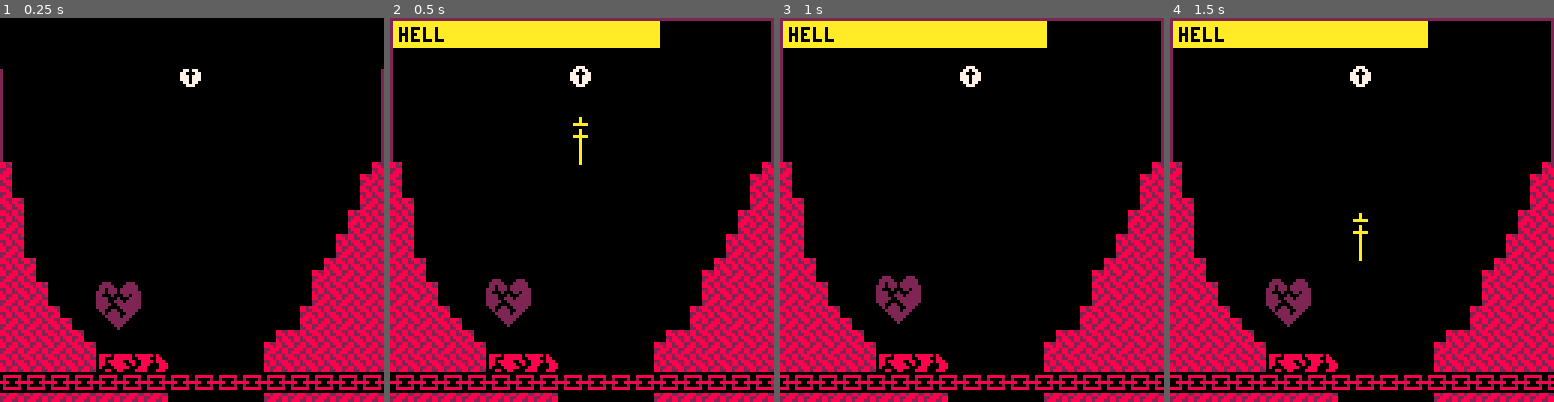
Above: before the commit, frames 1-4 (left to right).
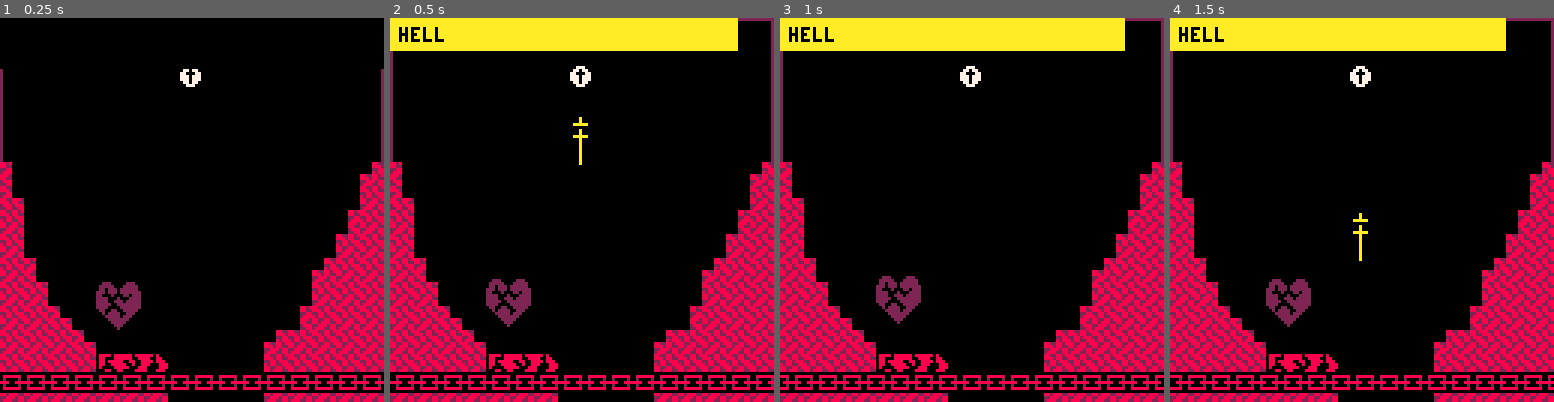
Above: after the commit, the same moments.

Repository: alxgnon/pico-8
Game: PICO-8 cartridge hell.p8
Two runs of this game, one before a commit and one after it. Both use one fixed random seed, a clock stepped at 60 frames per second and the inputs below.
Inputs:
- Up to frame 1 (0.25 s): no input
- Up to frame 2 (0.5 s): tap X (X key) at 0.33 s
- Up to frame 3 (1 s): tap O (Z key) at 0.7 s
- Up to frame 4 (1.5 s): tap X (X key) at 1.07 s

Frame 1 is identical in both runs. In frame 2, 2.9% of the frame differs, in the area x 0-91%, y 0-9%; in frame 3, 2.9%; in frame 4, 2.9%.

Commit message:
hell: fixies

Diff:
--- a/hell.p8
+++ b/hell.p8
@@ -52,7 +52,7 @@
 	{ f = gfx.jesus
 	, x = x, y = y
 	, speed = 2
-	, power = 100
+	, power = 128
 	, aura = aura(x, y)
 	, move = move_jesus
 	, draw = draw_jesus
@@ -161,7 +161,13 @@
 						for d=-1,1,0.02 do
 							add(gamestate.rings,{x=x,y=y,ng=d})
 						end
+					else
+						local x, y = a.x, a.y
+						for d=-1,1,0.04 do
+							add(gamestate.rings,{x=x,y=y,ng=d})
+						end
 					end
+
 					rumble(8, 3)
 					return
 				end
@@ -413,11 +419,10 @@
 		cls()
 		palette()
 
+		rect(0,0,127,180,2)
 		if self.jc.power > 0 then
-			rectfill(1,1,self.jc.power,9,10)
-		end
-
-		rect(0,0,127,180,2)
+			rectfill(0,0,self.jc.power,10,10)
+		end
 		print(romanize(lvl.n+1),3,3,0)
 		self.jc:draw()
 		map(self.x,self.y,0,0,16,16,1)
@@ -425,8 +430,8 @@
 			self.blades[i]:draw()
 		end
 
-		for a in all(self.balls) do
-			a:draw()
+		for i=#self.balls,1,-1 do
+			self.balls[i]:draw()
 		end
 
 		for a in all(lvl.totems) do
@@ -575,22 +579,22 @@
 	gamestate:draw()
 end
 __gfx__
-00000000cc777ccccc777ccccccccccccccccccccccccccccc000cccccc000ccc000ccccccc0ccccccc000ccc000cccccc222ccccc222ccc0000000000000000
+00000000cc777ccccc777ccccccccccccccccccccccccccccc000cccccc000ccc000cccccc000cccccc000ccc000cccccc222ccccc222ccc0000000000000000
 00000000c77077ccc77777cccc777ccccccccccccccccccccc0a0ccccc02200000220ccccc080ccccc02200000220cccc22222ccc22222cc0000000000000000
-007007007700077c7777777cc77777cccc777ccccccccccc000a000cc0220020200220ccc08880ccc0220020200220ccc220222c222222cc0000000000000000
-000770007770777c7777777cc77777cccc777cccccc7cccc0aaaaa0c002202202202200c0888880c002202202202200c222022202222222c0000000000000000
-000770007770777c7777777cc77777cccc777ccccccccccc000a000c022202202202220c0808080c022202202202220c220002000220222c0000000000000000
-00700700c77077ccc77777cccc777ccccccccccccccccccccc0a0ccc022222222222220c0008000c022222222222220c222200020002222c0000000000000000
-00000000cc777ccccc777ccccccccccccccccccccccccccccc0a0ccc022222222222220cc08880cc022220000022220c222200222022222c0000000000000000
-00000000cccccccccccccccccccccccccccccccccccccccccc0a0cccc0222222222220ccc00800ccc0220088800220cc222220022222222c0000000000000000
-00000000cc8ccccccc000ccc000000000000000000000000cc0a0cccc0200000000020ccc00800ccc0200080800020cc222200002222222c0000000000000000
-08888880c888ccccc00a00cc000000000000000000000000cc0a0cccc0222222222220ccc08880ccc0220088800220ccc2200220022222cc0000000000000000
-0200002088088ccc00aaa00c000000000000000000000000cc0a0cccc0222222222220ccc00800ccc0222000002220cccc20222200222ccc0000000000000000
-88800888c888cccc000a000c000000000000000000000000cc0a0cccc0222222222220cc0008000cc0222222222220ccccc222220222cccc0000000000000000
-02000020cc8ccccc000a000c000000000000000000000000cc0a0cccc0222022202220cc0888880cc0222022202220cccccc2222222ccccc0000000000000000
-08888880ccccccccc00a00cc000000000000000000000000cc000cccc0222022202220cc0008000cc0222022202220ccccccc22222cccccc0000000000000000
-00000000cccccccccc000ccc000000000000000000000000cccccccccc020c020c020ccccc080ccccc020c020c020ccccccccc222ccccccc0000000000000000
-cccccccccccccccccccccccc000000000000000000000000ccccccccccc0ccc0ccc0cccccc000cccccc0ccc0ccc0ccccccccccc2cccccccc0000000000000000
+007007007700077c7777777cc77777cccc777ccccccccccc000a000cc0220020200220cccc080cccc0220020200220ccc220222c222222cc0000000000000000
+000770007770777c7777777cc77777cccc777cccccc7cccc0aaaaa0c002202202202200ccc080ccc002202202202200c222022202222222c0000000000000000
+000770007770777c7777777cc77777cccc777ccccccccccc000a000c022202202202220ccc080ccc022202202202220c220002000220222c0000000000000000
+00700700c77077ccc77777cccc777ccccccccccccccccccccc0a0ccc022222222222220ccc080ccc022222222222220c222200020002222c0000000000000000
+00000000cc777ccccc777ccccccccccccccccccccccccccccc0a0ccc022222222222220ccc080ccc022220000022220c222200222022222c0000000000000000
+00000000cccccccccccccccccccccccccccccccccccccccccc0a0cccc0222222222220cccc080cccc0220088800220cc222220022222222c0000000000000000
+00000000cccccccccc000ccc000000000000000000000000cc0a0cccc0200000000020cccc080cccc0200080800020cc222200002222222c0000000000000000
+08888880cc8cccccc00a00cc000000000000000000000000cc0a0cccc0222222222220cc0008000cc0220088800220ccc2200220022222cc0000000000000000
+02000020cc8ccccc00aaa00c000000000000000000000000cc0a0cccc0222222222220cc0888880cc0222000002220cccc20222200222ccc0000000000000000
+88800888cc8ccccc000a000c000000000000000000000000cc0a0cccc0222222222220cc0008000cc0222222222220ccccc222220222cccc0000000000000000
+02000020c888cccc000a000c000000000000000000000000cc0a0cccc0222022202220cccc080cccc0222022202220cccccc2222222ccccc0000000000000000
+08888880cc8cccccc00a00cc000000000000000000000000cc000cccc0222022202220cccc000cccc0222022202220ccccccc22222cccccc0000000000000000
+00000000cccccccccc000ccc000000000000000000000000cccccccccc020c020c020ccccccccccccc020c020c020ccccccccc222ccccccc0000000000000000
+cccccccccccccccccccccccc000000000000000000000000ccccccccccc0ccc0ccc0ccccccccccccccc0ccc0ccc0ccccccccccc2cccccccc0000000000000000
 00000000000000000000000000000000000000000000000000000000000000000000000000000000000000000000000000000000000000000000000000000000
 00000000000000000000000000000000000000000000000000000000000000000000000000000000000000000000000000000000000000000000000000000000
 00000000000000000000000000000000000000000000000000000000000000000000000000000000000000000000000000000000000000000000000000000000
@@ -784,135 +788,135 @@
 0000000000000000000000000000000000000000000000000000000000000000000000000000000000000000000000000000000000000000000000000000000000000000000000000000000000000000000000000000000000000000000000000000000000000000000000000000000000000000000000000000000000000000
 0000000000000000000000000000000000000000000000000000000000000000000000000000000000000000000000000000000000000000000000000000000000000000000000000000000000000000000000000000000000000000000000000000000000000000000000000000000000000000000000000000000000000000
 0000000000000000000000000000000000000000000000000000000000000000000000000000000000000000000000000000000000000000000000000000000000000000000000000000000000000000000000000000000000000000000000000000000000000000000000000000000000000000000000000000000000000000
-0007080000000007080000000007080000000000000000000000000000000000000000000000000000000000000000000000000000000000000000000000000000000000000000000000000000000000000000000000000000000000000000000000000000000000000000000000000000000000000000000000000000000000
-0017180000000017180000000017180000000000000000000000000000000000000000000000000000000000000000000000000000000000000000000000000000000000000000000000000000000000000000000000000000000000000000000000000000000000000000000000000000000000000000000000000000000000
-…(130 lines of a section not shown)…
+0000070800000007080000000708000000000000000000000000000000000000000000000000000000000000000000000000000000000000000000000000000000000000000000000000000000000000000000000000000000000000000000000000000000000000000000000000000000000000000000000000000000000000
+0000171800000017180000001718000000000000000000000000000000000000000000000000000000000000000000000000000000000000000000000000000000000000000000000000000000000000000000000000000000000000000000000000000000000000000000000000000000000000000000000000000000000000
+…(130 lines of a section not shown)…
